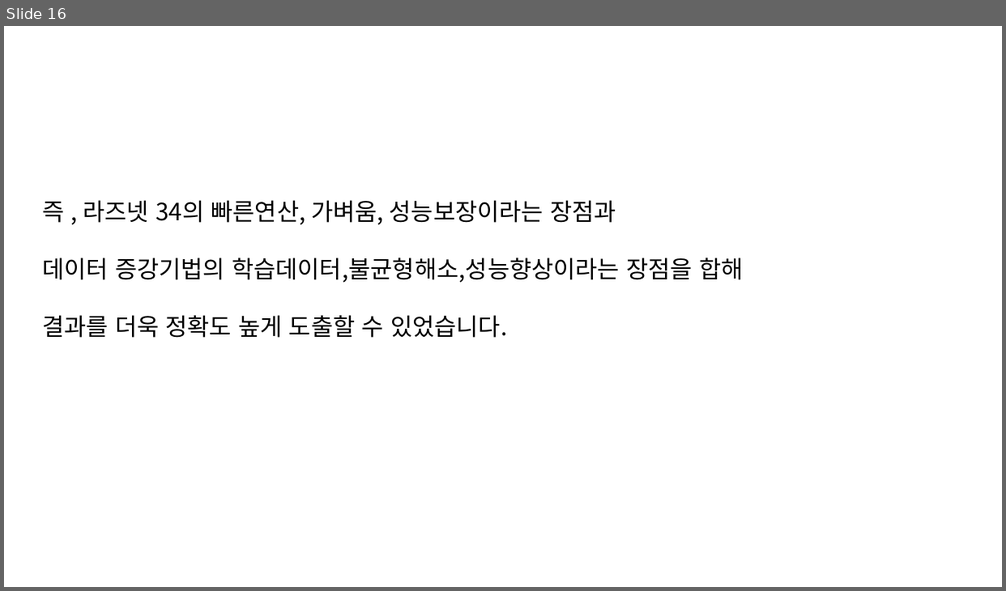
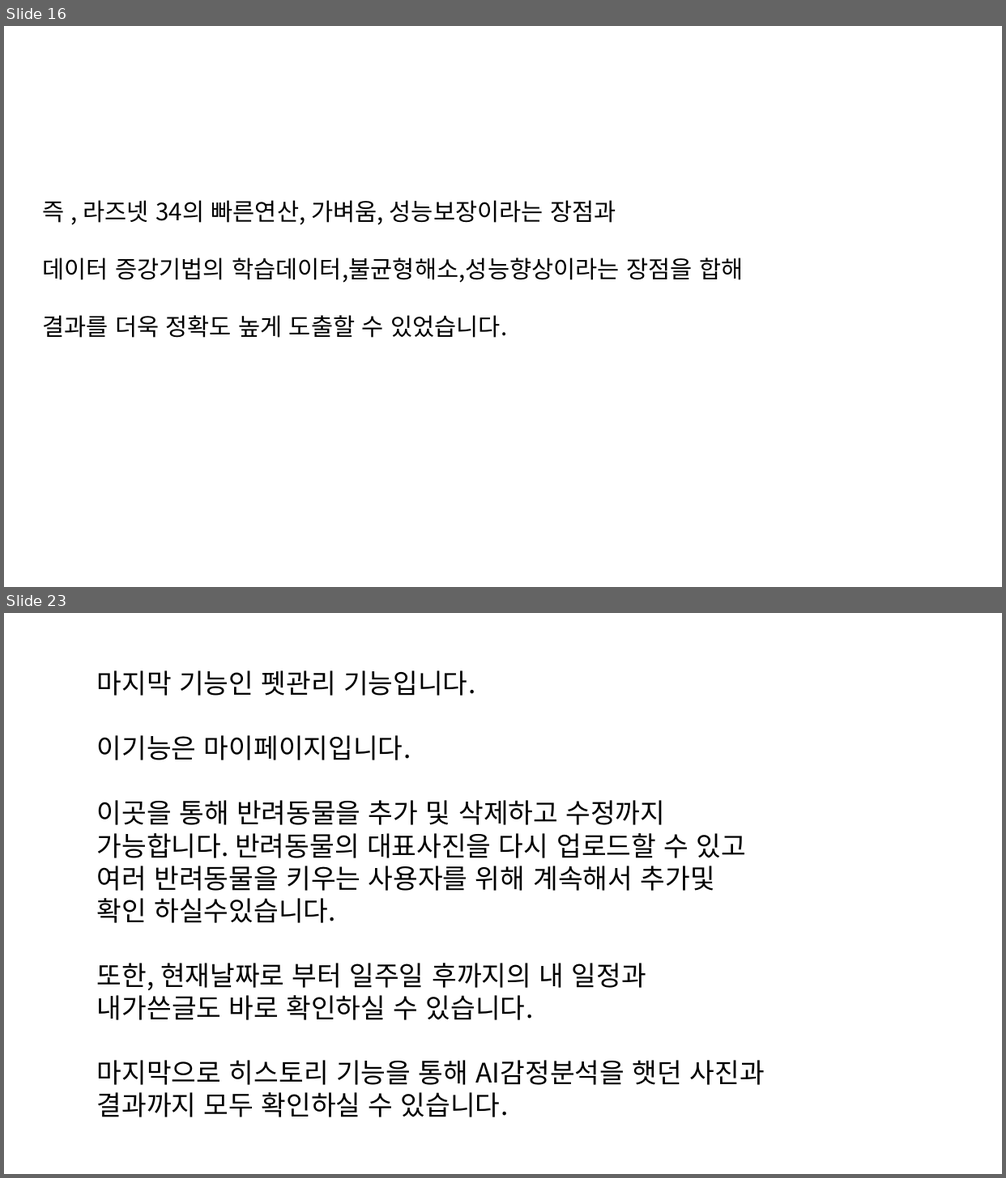
Before and after one commit to dino889/CuteCatDog, a slide deck: Document/최종 발표대본.pptx. Shown one above the other, each under a label of ours: slide 16 before the commit, slides 16 and 23 after it; the slides between them are not shown. The pictures are 1006x591 and 1006x1178 pixels, drawn with LibreOffice and Linux fonts; fonts in the diff are those of the drawing. Boxes give left, top, right and bottom in pixels: in the first picture for what was removed or moved away, otherwise in the second. Text is boxed around its words. In the diff, an @@ line names an element or a change of style, - is before the commit and + after.

```diff
--- a/Document/최종 발표대본.pptx
+++ b/Document/최종 발표대본.pptx
@@ slide 23 added at (4,613,1002,1174), background #FFFFFF @@
@@ text added at (97,671,765,1118), 26 pt, text #000000 @@
+마지막 기능인 펫관리 기능입니다.
+이기능은 마이페이지입니다.
+이곳을 통해 반려동물을 추가 및 삭제하고 수정까지 가능합니다. 반려동물의 대표사진을 다시 업로드할 수 있고 여러 반려동물을 키우는 사용자를 위해 계속해서 추가및 확인 하실수있습니다.
+또한, 현재날짜로 부터 일주일 후까지의 내 일정과 내가쓴글도 바로 확인하실 수 있습니다.
+마지막으로 히스토리 기능을 통해 AI감정분석을 햇던 사진과 결과까지 모두 확인하실 수 있습니다.
```
Also in this commit, not shown: 9 other slides added, 1 slide removed.
